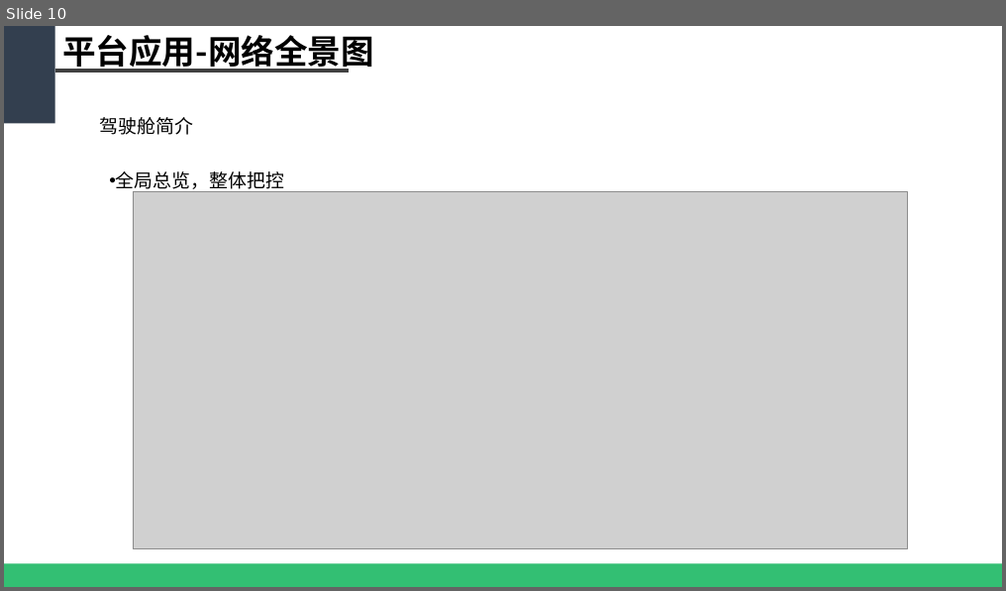
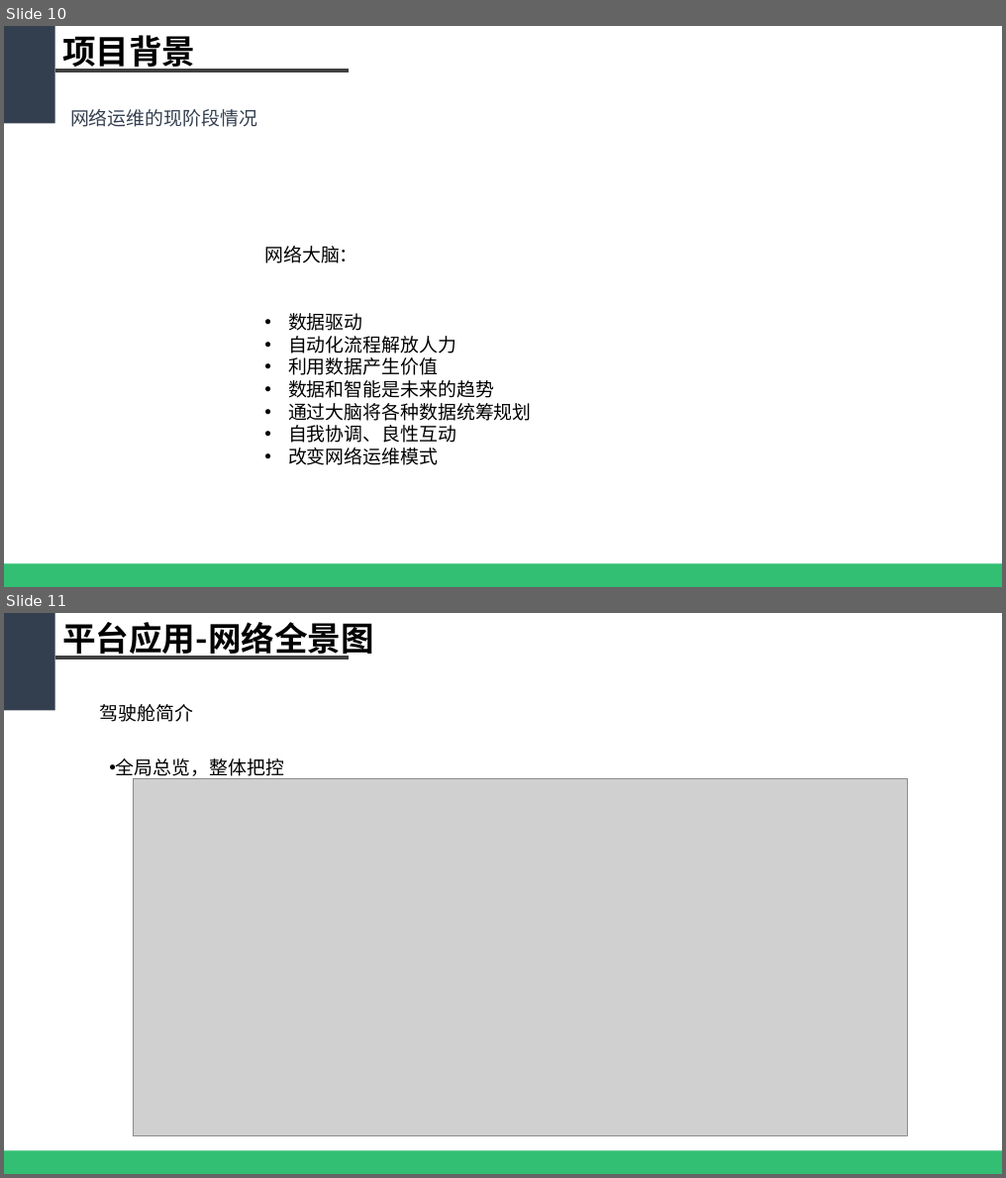
Before and after one commit to WeakX/ZHCM, a slide deck: PPT/(2018.01.16)基于大数据的智慧网络运维平台.pptx. Shown one above the other, each under a label of ours: slide 10 before the commit, slides 10 and 11 after it. The pictures are 1006x591 and 1006x1178 pixels, drawn with LibreOffice and Linux fonts; fonts in the diff are those of the drawing; grey boxes stand for pictures. Boxes give left, top, right and bottom in pixels: in the first picture for what was removed or moved away, otherwise in the second. Text is boxed around its words. In the diff, an @@ line names an element or a change of style, - is before the commit and + after.

```diff
--- a/PPT/(2018.01.16)基于大数据的智慧网络运维平台.pptx
+++ b/PPT/(2018.01.16)基于大数据的智慧网络运维平台.pptx
@@ slide 10 added at <box>4,26,1002,587</box>, background #FFFFFF @@
@@ rectangle added at <box>4,26,54,123</box>, fill #333F50 @@
@@ text added at <box>62,35,195,73</box>, 32 pt, text #000000, bold @@
+项目背景
@@ line added from (54, 71) to (349, 71), #404040 3 pt @@
@@ text added at <box>70,109,257,127</box>, 18 pt, text #333F50 @@
+网络运维的现阶段情况
@@ text added at <box>264,246,532,466</box>, 18 pt, text #000000 @@
+网络大脑：
+• 数据驱动
+• 自动化流程解放人力
+• 利用数据产生价值
+• 数据和智能是未来的趋势
+• 通过大脑将各种数据统筹规划
+• 自我协调、良性互动
+• 改变网络运维模式
@@ rectangle added at <box>4,565,1002,587</box>, fill #00B050 at 80% opacity @@
@@ what was slide 10 is now slide 11 @@
```
Also in this commit, not shown: 13 slides changed, 4 other files.
